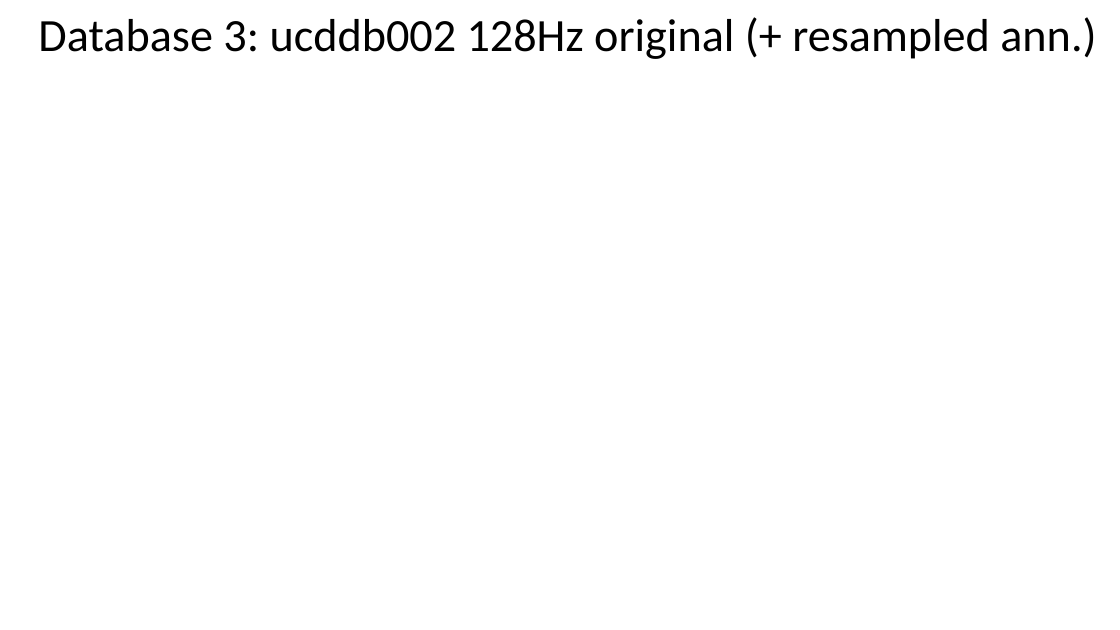
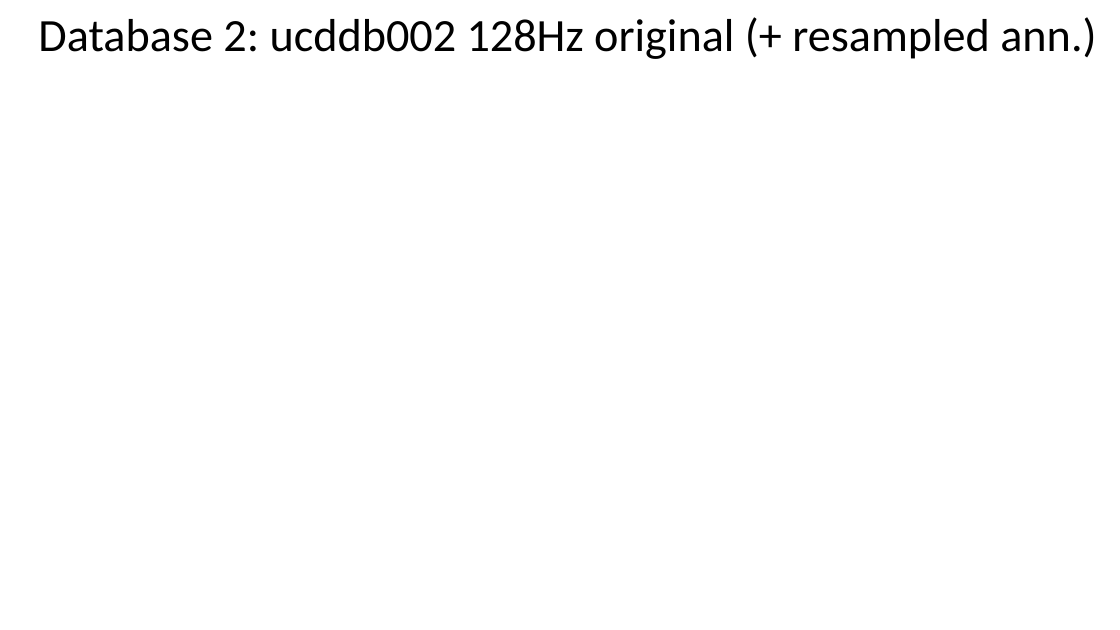
Before and after one commit to AntonioMarsella/github_ecg, a slide deck: slide 2 of db3_ucddb/Resampled/Detecting Sleep Apnea – Projet Period 2 - Resampling - SomeResults.pptx. Drawn at 1120x630 pixels with LibreOffice and Linux fonts; fonts in the diff are those of the drawing; background and template pictures are left out. Boxes give left, top, right and bottom in pixels: in the first picture for what was removed or moved away, otherwise in the second. Text is boxed around its words. In the diff, an @@ line names an element or a change of style, - is before the commit and + after.

Commit message:
Revert "typo: Database 2 -> Database 3"
This reverts commit a0170fdb9f83f744fddd5b95f46ad3e26b22d6be.

```diff
--- a/db3_ucddb/Resampled/Detecting Sleep Apnea – Projet Period 2 - Resampling - SomeResults.pptx
+++ b/db3_ucddb/Resampled/Detecting Sleep Apnea – Projet Period 2 - Resampling - SomeResults.pptx
@@ title at <box>38,17,1096,59</box>: text changed @@
-Database 3: ucddb002 128Hz original (+ resampled ann.)
+Database 2: ucddb002 128Hz original (+ resampled ann.)
```
Also in this commit, not shown: 5 other slides changed, 1 other file.
